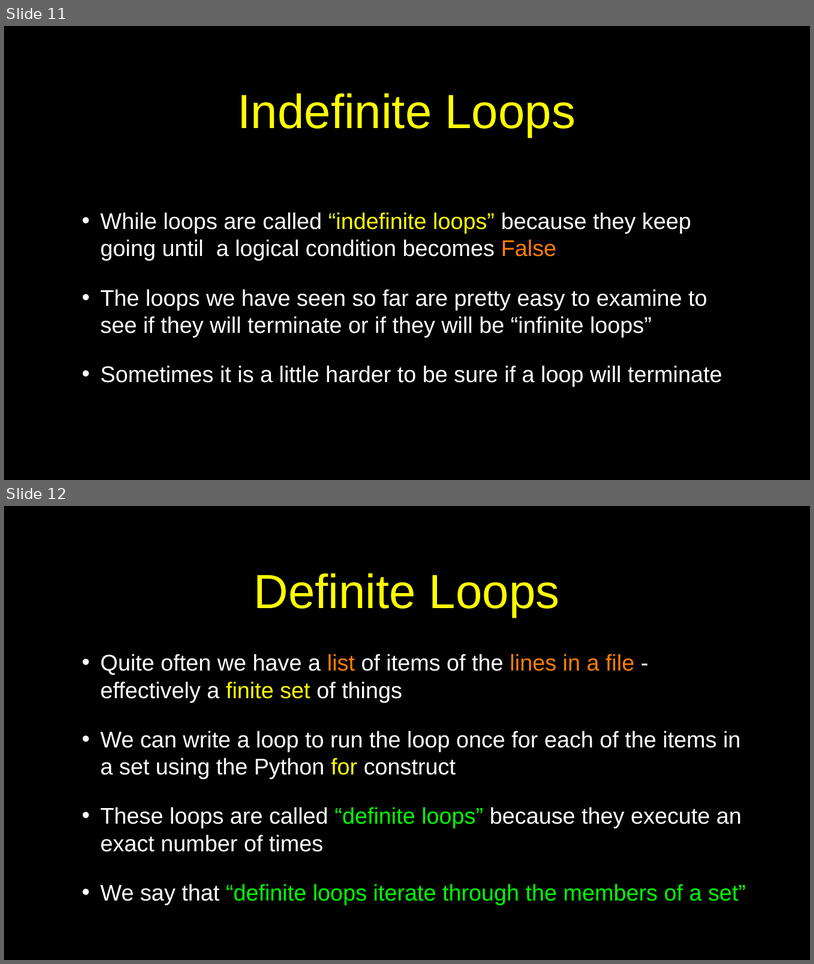
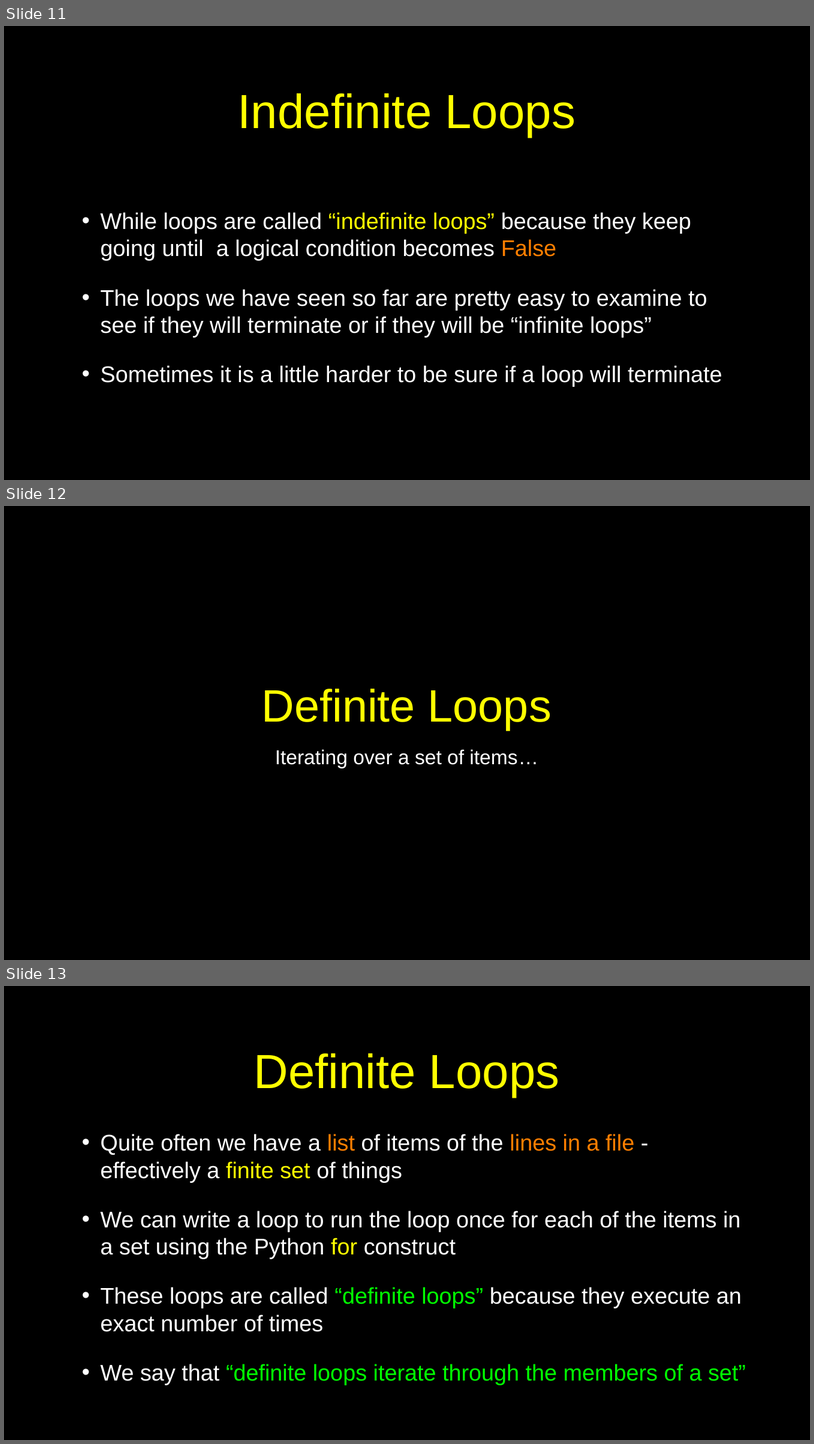
Before and after one commit to csev/py4e, a slide deck: lectures3/Pythonlearn-05-Iterations.pptx. Shown one above the other, each under a label of ours: slides 11 and 12 before the commit, slides 11, 12 and 13 after it. The pictures are 814x964 and 814x1444 pixels, drawn with LibreOffice and Linux fonts; fonts in the diff are those of the drawing. Boxes give left, top, right and bottom in pixels: in the first picture for what was removed or moved away, otherwise in the second. Text is boxed around its words. In the diff, an @@ line names an element or a change of style, - is before the commit and + after.

```diff
--- a/lectures3/Pythonlearn-05-Iterations.pptx
+++ b/lectures3/Pythonlearn-05-Iterations.pptx
@@ slide 12 added at <box>4,506,810,960</box>, background #000000; not listed: 1 template element that a slide beside it also shows @@
@@ title added at <box>262,688,552,730</box>, 72 pt, text #FFFF00 @@
+Definite Loops
@@ text added at <box>275,749,539,768</box>, 32 pt, text #FFFFFF @@
+Iterating over a set of items…
@@ what was slide 12 is now slide 13 @@
```
Also in this commit, not shown: 28 slides changed, 1 other slide added, 1 slide removed.
